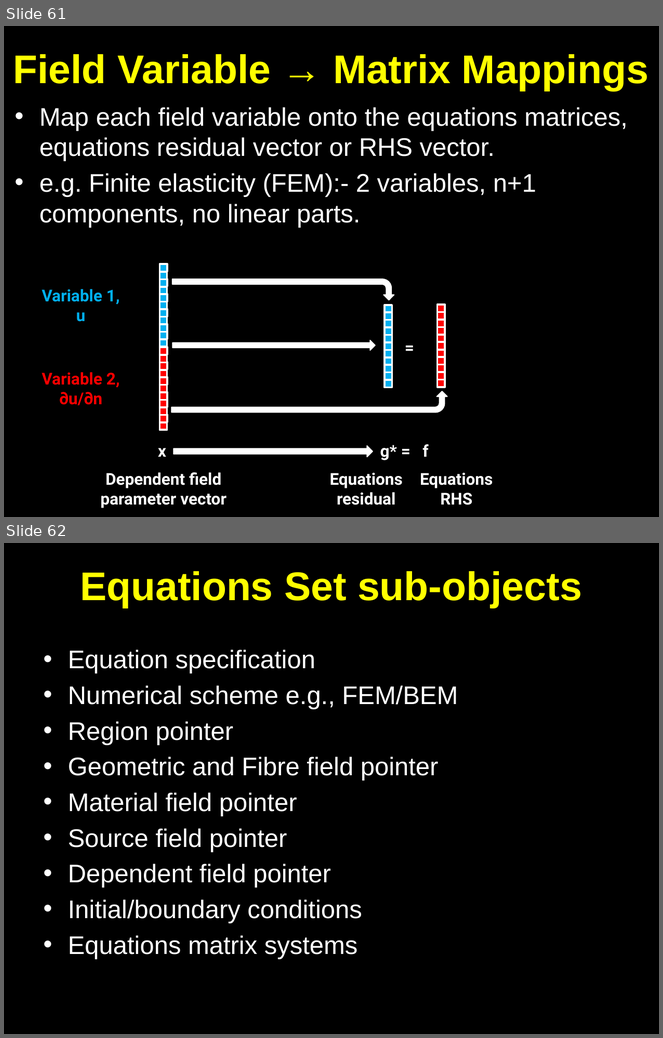
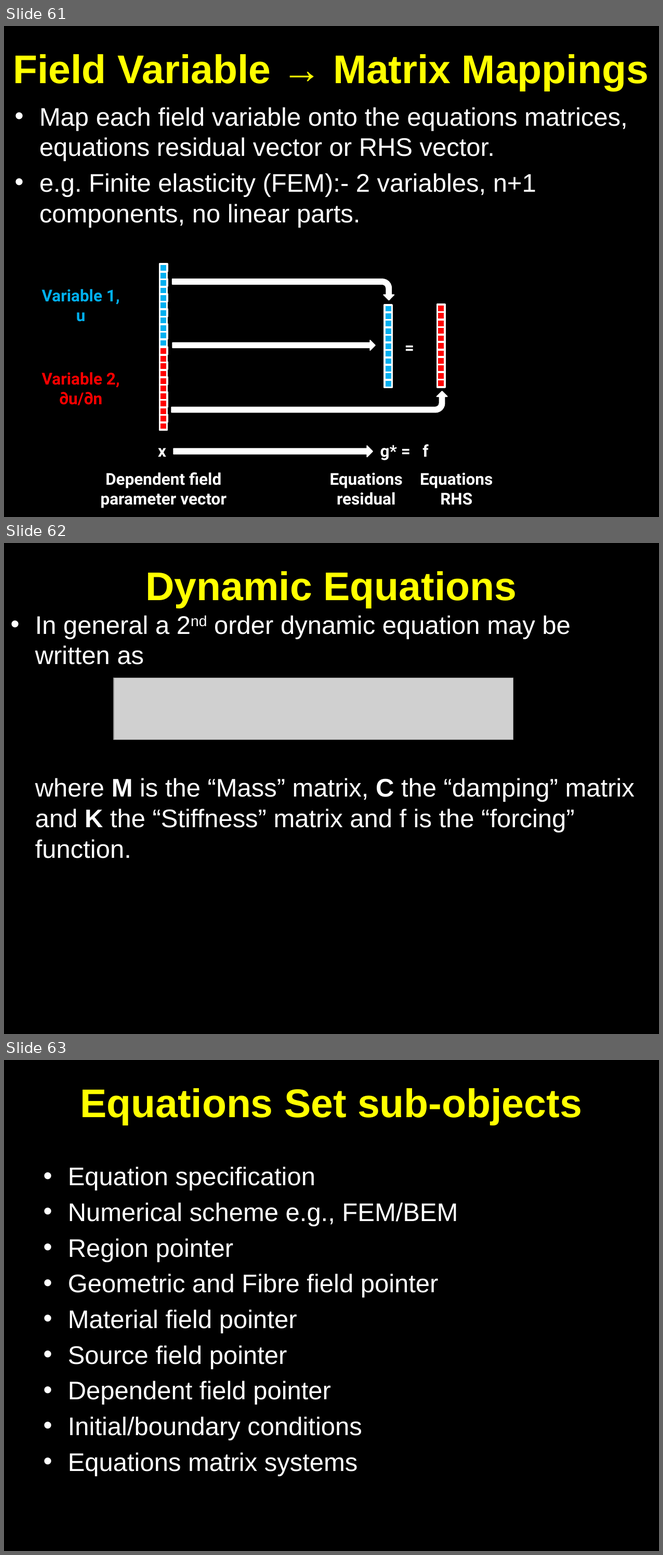
Before and after one commit to OpenCMISS/cm, a slide deck: doc/openCMISS.pptx. Shown one above the other, each under a label of ours: slides 61 and 62 before the commit, slides 61, 62 and 63 after it. The pictures are 663x1038 and 663x1555 pixels, drawn with LibreOffice and Linux fonts; fonts in the diff are those of the drawing; grey boxes stand for pictures. Boxes give left, top, right and bottom in pixels: in the first picture for what was removed or moved away, otherwise in the second. Text is boxed around its words. In the diff, an @@ line names an element or a change of style, - is before the commit and + after.

Commit message:
Adding Helmholtz equations.

```diff
--- a/doc/openCMISS.pptx
+++ b/doc/openCMISS.pptx
@@ slide 62 added at (4,543,659,1034), background #000000 @@
@@ title added at (145,571,517,608), 44 pt, text #FFFF00, bold @@
+Dynamic Equations
@@ text added at (35,615,635,859), 28 pt, text #FFFFFF @@
+• In general a 2nd order dynamic equation may be written as
+where M is the “Mass” matrix, C the “damping” matrix and K the “Stiffness” matrix and f is the “forcing” function.
@@ picture added at (113,678,513,740) @@
@@ what was slide 62 is now slide 63 @@
```
Also in this commit, not shown: 3 slides changed, 9 other files.
